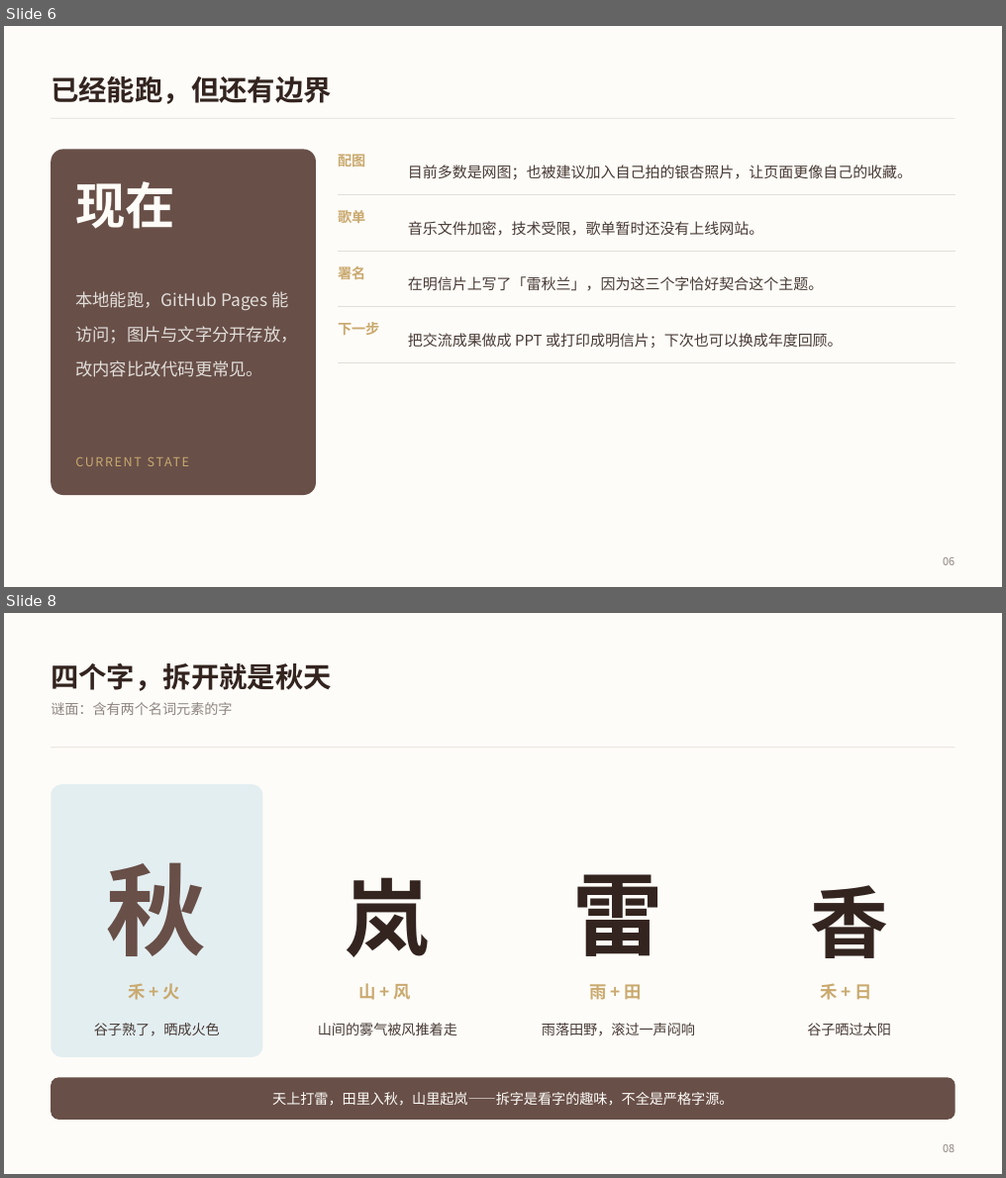
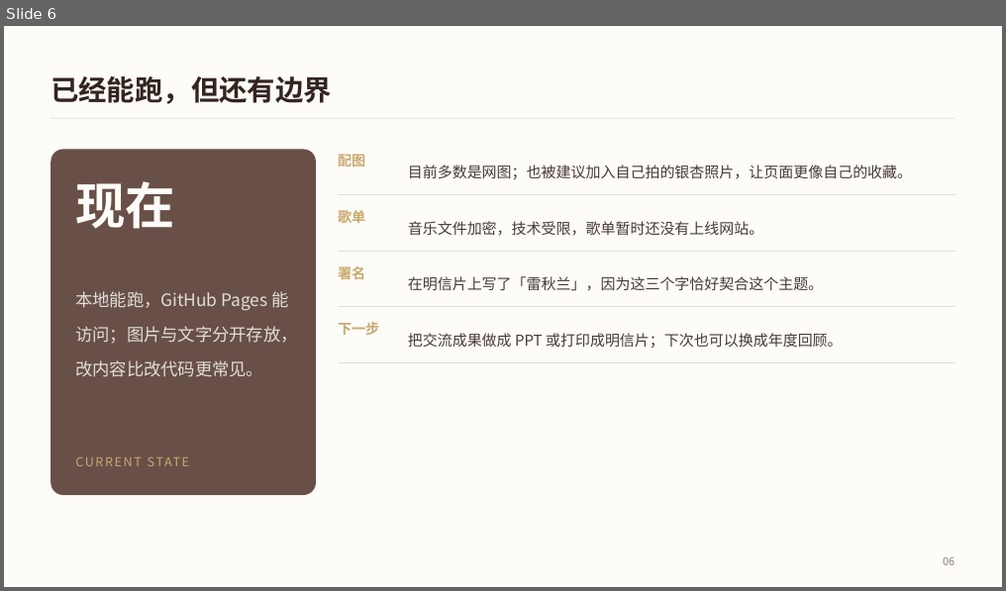
Before and after one commit to SuperVivian/supervivian.github.io, a slide deck: public/talks/autumn-2026/feng/fengweiwei-autumn.pptx. Shown one above the other, each under a label of ours: slides 6 and 8 before the commit, slide 6 after it; the slides between them are not shown. The pictures are 1006x1178 and 1006x591 pixels, drawn with LibreOffice and Linux fonts; fonts in the diff are those of the drawing; background and template pictures are left out. Boxes give left, top, right and bottom in pixels: in the first picture for what was removed or moved away, otherwise in the second. Text is boxed around its words. In the diff, an @@ line names an element or a change of style, - is before the commit and + after.

```diff
--- a/public/talks/autumn-2026/feng/fengweiwei-autumn.pptx
+++ b/public/talks/autumn-2026/feng/fengweiwei-autumn.pptx
@@ slide 8 removed at bbox=[4, 613, 1002, 1174], background #FFFFFF @@
@@ rectangle removed at bbox=[4, 613, 1002, 1174] @@
@@ text removed at bbox=[51, 663, 332, 691] @@
-四个字，拆开就是秋天
@@ text removed at bbox=[51, 702, 232, 715] @@
-谜面：含有两个名词元素的字
@@ rectangle removed at bbox=[51, 747, 954, 748] @@
@@ rounded rectangle removed at bbox=[51, 784, 262, 1058] @@
@@ text removed at bbox=[107, 862, 207, 957] @@
-秋
@@ text removed at bbox=[346, 877, 430, 958] @@
-岚
@@ text removed at bbox=[573, 874, 663, 957] @@
-雷
@@ text removed at bbox=[810, 885, 888, 959] @@
-香
@@ text removed at bbox=[128, 983, 179, 1000] @@
-禾 + 火
@@ text removed at bbox=[358, 983, 411, 1000] @@
-山 + 风
@@ text removed at bbox=[589, 984, 642, 1000] @@
-雨 + 田
@@ text removed at bbox=[820, 983, 872, 1000] @@
-禾 + 日
@@ text removed at bbox=[94, 1023, 220, 1037] @@
-谷子熟了，晒成火色
@@ text removed at bbox=[318, 1023, 457, 1036] @@
-山间的雾气被风推着走
@@ text removed at bbox=[542, 1023, 695, 1037] @@
-雨落田野，滚过一声闷响
@@ text removed at bbox=[807, 1023, 891, 1036] @@
-谷子晒过太阳
@@ rounded rectangle removed at bbox=[51, 1078, 954, 1120] @@
@@ text removed at bbox=[272, 1092, 733, 1106] @@
-天上打雷，田里入秋，山里起岚——拆字是看字的趣味，不全是严格字源。
@@ text removed at bbox=[943, 1145, 954, 1153] @@
-08
```
Also in this commit, not shown: 10 slides changed, 2 other slides removed, 38 other files.
